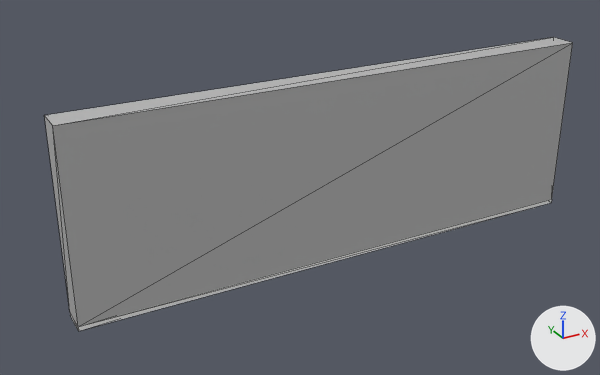
One commit to the OBJ model frontend/public/signs/Chữ inox gắn đá arylic.obj: the scene before it, then after it.
One viewpoint serves both versions: a 50 mm camera at (-0.276, -1.367, 0.869) aimed at (0.581, 0.19, 0.09). Every picture has the same lights, and +X, +Y and +Z are marked at lower right. The first picture is the older version. Mesh edges are drawn as thin lines. Where no turn or scale is listed for an object, it has been applied to the vertices. Vertices at exactly the same position are counted once.

Before the edit, the objects in view are built like this:
```python
me_chu_inox_gan_da_arylic = bpy.data.meshes.new('chu_inox_gan_da_arylic')
me_chu_inox_gan_da_arylic.from_pydata(...)  # 12 vertices, 22 faces; spans x 0.0..1.2, y 0.0..0.06, z -0.01..0.4
# faces by material slot: [12, 10]
me_chu_inox_gan_da_arylic.materials.append(mat_mat_808080)  # grey #bcbcbc
me_chu_inox_gan_da_arylic.materials.append(mat_mat_ffffff)  # white #ffffff
ob_chu_inox_gan_da_arylic = bpy.data.objects.new('chu_inox_gan_da_arylic', me_chu_inox_gan_da_arylic)
ob_chu_inox_gan_da_arylic.location = (0.0, 0.0, 0.0)
```
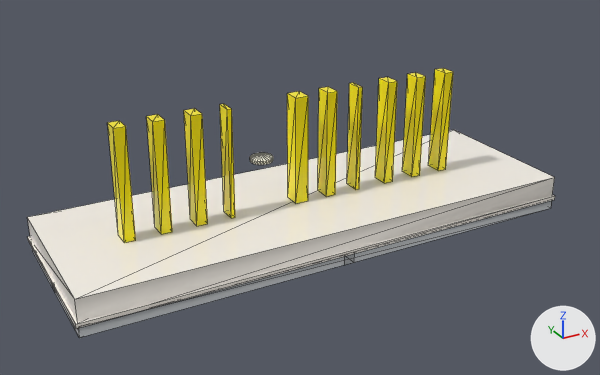
Edits to the bpy script that builds the scene:
```text
Change me_chu_inox_gan_da_arylic:
    remove me_chu_inox_gan_da_arylic.from_pydata(...)  # 12 vertices, 22 faces; spans x 0.0..1.2, y 0.0..0.06, z -0.01..0.4
    remove me_chu_inox_gan_da_arylic.materials.append(mat_mat_808080)  # grey #bcbcbc
    remove me_chu_inox_gan_da_arylic.materials.append(mat_mat_ffffff)  # white #ffffff
    add me_chu_inox_gan_da_arylic.from_pydata(...)  # 164 vertices, 270 faces; spans x -0.005..1.205, y -0.005..0.46, z -0.025..0.316
    me_chu_inox_gan_da_arylic part 1: a new loose piece, a box spanning x 0.587..0.613, y 0.0..0.4, z -0.025..0.0, in mat_mat_b0b8c0 (light grey #d8dde1)
    me_chu_inox_gan_da_arylic part 2: a new loose piece, a box spanning x -0.005..1.205, y -0.005..0.405, z 0.0..0.01, in mat_mat_f5e9d7 (white #fbf5ed)
    me_chu_inox_gan_da_arylic part 3: a new loose piece, a box spanning x 0.15..0.175, y 0.17..0.21, z 0.062..0.316, in mat_mat_ffd700 (yellow #ffed00)
    me_chu_inox_gan_da_arylic part 4: a new loose piece, a box spanning x 0.232..0.257, y 0.17..0.21, z 0.062..0.316, in mat_mat_ffd700 (yellow #ffed00)
    me_chu_inox_gan_da_arylic part 5: a new loose piece, a box spanning x 0.314..0.339, y 0.17..0.21, z 0.062..0.316, in mat_mat_ffd700 (yellow #ffed00)
    me_chu_inox_gan_da_arylic part 6: a new loose piece, a box spanning x 0.396..0.406, y 0.17..0.21, z 0.062..0.316, in mat_mat_ffd700 (yellow #ffed00)
    me_chu_inox_gan_da_arylic part 7: a new loose piece, a box spanning x 0.559..0.591, y 0.17..0.21, z 0.062..0.316, in mat_mat_ffd700 (yellow #ffed00)
    me_chu_inox_gan_da_arylic part 8: a new loose piece, a box spanning x 0.641..0.666, y 0.17..0.21, z 0.062..0.316, in mat_mat_ffd700 (yellow #ffed00)
    me_chu_inox_gan_da_arylic part 9: a new loose piece, a box spanning x 0.723..0.733, y 0.17..0.21, z 0.062..0.316, in mat_mat_ffd700 (yellow #ffed00)
    me_chu_inox_gan_da_arylic part 10: a new loose piece, a box spanning x 0.804..0.83, y 0.17..0.21, z 0.062..0.316, in mat_mat_ffd700 (yellow #ffed00)
    me_chu_inox_gan_da_arylic part 11: a new loose piece, a box spanning x 0.886..0.911, y 0.17..0.21, z 0.062..0.316, in mat_mat_ffd700 (yellow #ffed00)
    me_chu_inox_gan_da_arylic part 12: a new loose piece, a box spanning x 0.968..0.993, y 0.17..0.21, z 0.062..0.316, in mat_mat_ffd700 (yellow #ffed00)
    me_chu_inox_gan_da_arylic part 13: a new loose piece, a 24-sided cylinder along z spanning x 0.57..0.63, y 0.4..0.46, z 0.07..0.08, in mat_mat_fffacd (pale yellow #fffde8)
    me_chu_inox_gan_da_arylic part 14
    10 vertices are removed from x 0.0..1.2, y 0.0..0.06, z -0.01..0.4
    22 faces are deleted
    5 vertices are added at (0.0, 0.4, 0.0), (0.0, 0.0, -0.025), (0.0, 0.4, -0.025), (0.0, 0.0, 0.06), (0.0, 0.4, 0.06)
    5 new vertices lie (1.2, 0.0, 0.0) away from vertices in x 0.0, y 0.0..0.4, z -0.025..0.06
    12 new faces join them, mat_mat_b0b8c0 (light grey #d8dde1)
    10 new faces join them, mat_mat_f5e9d7 (white #fbf5ed)
    other edits to the shape of me_chu_inox_gan_da_arylic do not show in these pictures
    add me_chu_inox_gan_da_arylic.materials.append(mat_mat_b0b8c0)  # light grey #d8dde1
    add me_chu_inox_gan_da_arylic.materials.append(mat_mat_f5e9d7)  # white #fbf5ed
    add me_chu_inox_gan_da_arylic.materials.append(mat_mat_ffd700)  # yellow #ffed00
    add me_chu_inox_gan_da_arylic.materials.append(mat_mat_fffacd)  # pale yellow #fffde8
```

Pixel boxes [x1, y1, x2, y2] of what changed, in the pictures (600 x 375 px; the box of a moved part takes in the faces that stretch with it):
'chu_inox_gan_da_arylic', reshaped, recoloured (grey to light grey, 8% shorter)
    before: [44, 37, 573, 331]
    after: [27, 68, 555, 338]
part 1 of me_chu_inox_gan_da_arylic, added
    after: [344, 254, 354, 265]
part 2 of me_chu_inox_gan_da_arylic, added
    after: [28, 195, 555, 329]
part 3 of me_chu_inox_gan_da_arylic, added (yellow)
    after: [107, 121, 136, 243]
part 4 of me_chu_inox_gan_da_arylic, added (yellow)
    after: [146, 114, 172, 234]
part 5 of me_chu_inox_gan_da_arylic, added (yellow)
    after: [184, 108, 208, 226]
part 6 of me_chu_inox_gan_da_arylic, added (yellow)
    after: [220, 104, 235, 218]
part 7 of me_chu_inox_gan_da_arylic, added (yellow)
    after: [287, 91, 308, 203]
part 8 of me_chu_inox_gan_da_arylic, added (yellow)
    after: [318, 87, 337, 196]
part 9 of me_chu_inox_gan_da_arylic, added (yellow)
    after: [347, 83, 363, 190]
part 10 of me_chu_inox_gan_da_arylic, added (yellow)
    after: [375, 77, 397, 183]
part 11 of me_chu_inox_gan_da_arylic, added (yellow)
    after: [402, 72, 426, 177]
part 12 of me_chu_inox_gan_da_arylic, added (yellow)
    after: [428, 68, 453, 171]
part 13 of me_chu_inox_gan_da_arylic, added
    after: [250, 153, 273, 165]
part 14 of me_chu_inox_gan_da_arylic, moved or reshaped
    before: [44, 37, 573, 331]
    after: [27, 130, 555, 338]
